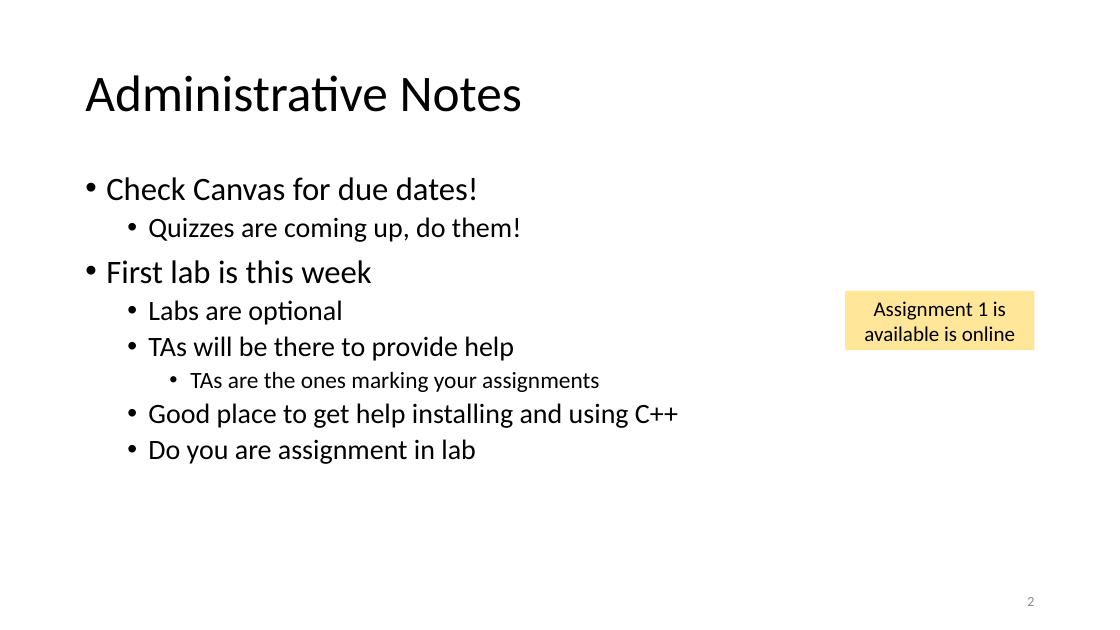
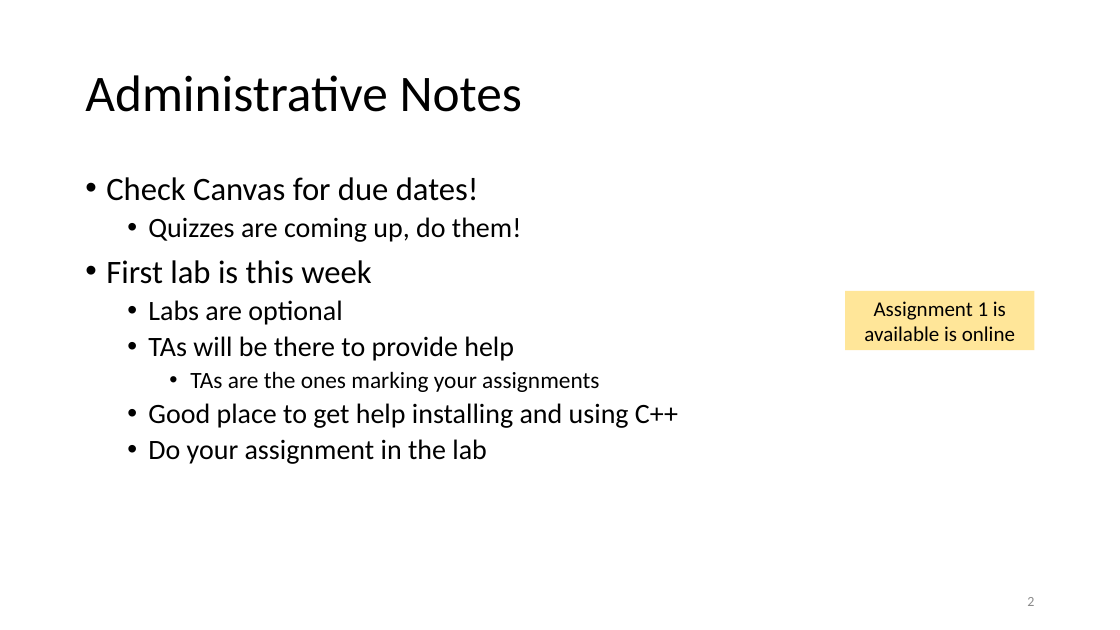
Before and after one commit to tjd1234/cmpt135spring2024, a slide deck: slide 2 of sample_code/week2/week2_cmpt135.pptx. Drawn at 1120x630 pixels with LibreOffice and Linux fonts; fonts in the diff are those of the drawing. Boxes give left, top, right and bottom in pixels: in the first picture for what was removed or moved away, otherwise in the second. Text is boxed around its words. In the diff, an @@ line names an element or a change of style, - is before the commit and + after.

```diff
--- a/sample_code/week2/week2_cmpt135.pptx
+++ b/sample_code/week2/week2_cmpt135.pptx
@@ text at (148, 439, 487, 464): text changed @@
-  • Do you are assignment in lab
+  • Do your assignment in the lab
```
Also in this commit, not shown: 3 other slides changed, 13 slides added, 2 other files.
